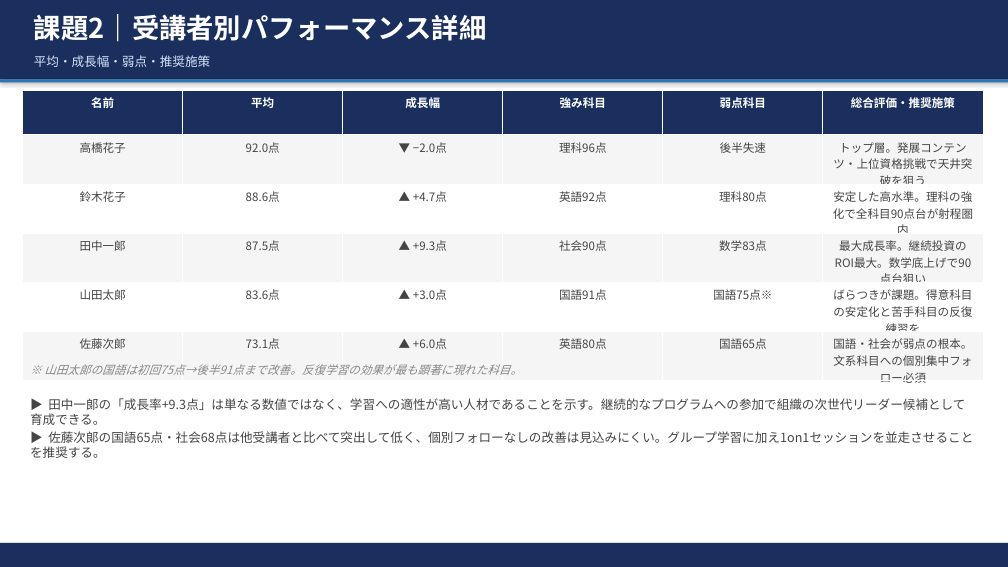
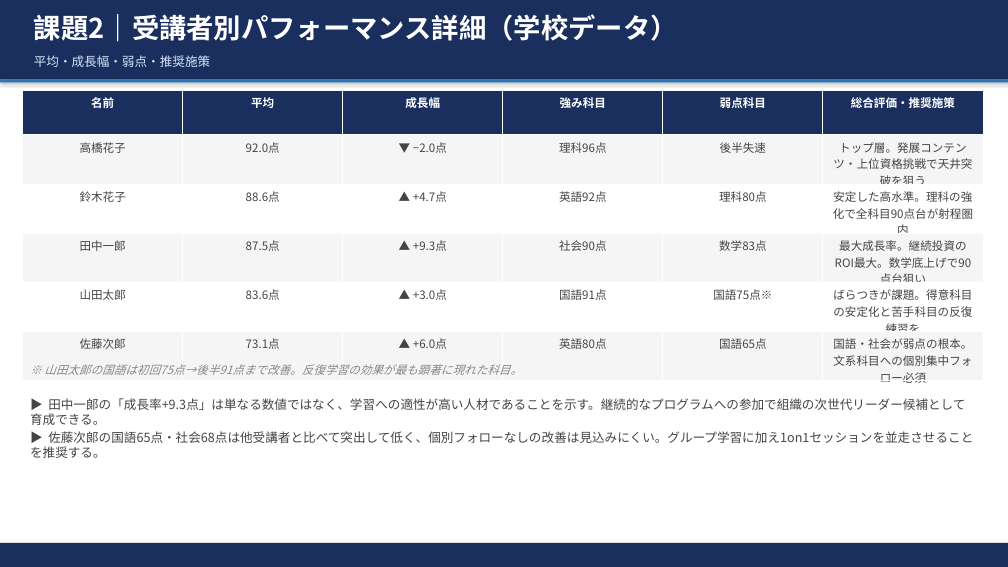
Before and after one commit to tama-shizu/kadai-data-analysis, a slide deck: slide 12 of 課題データ分析レポート.pptx (slide 10 before the commit). Drawn at 1008x567 pixels with LibreOffice and Linux fonts; fonts in the diff are those of the drawing. Boxes give left, top, right and bottom in pixels: in the first picture for what was removed or moved away, otherwise in the second. Text is boxed around its words. In the diff, an @@ line names an element or a change of style, - is before the commit and + after.

Commit message:
課題2・課題3にセクション区切りスライドを追加
- 課題3（会社データ）・課題2（学校データ）のセクション扉スライドを追加
- 全スライドのラベルに「会社データ」「学校データ」を明示
- 計13枚構成に更新

```diff
--- a/課題データ分析レポート.pptx
+++ b/課題データ分析レポート.pptx
@@ text at (34, 14, 678, 42): text changed @@
-課題2｜受講者別パフォーマンス詳細
+課題2｜受講者別パフォーマンス詳細（学校データ）
```
Also in this commit, not shown: 8 other slides changed, 2 slides added, 1 other file.
